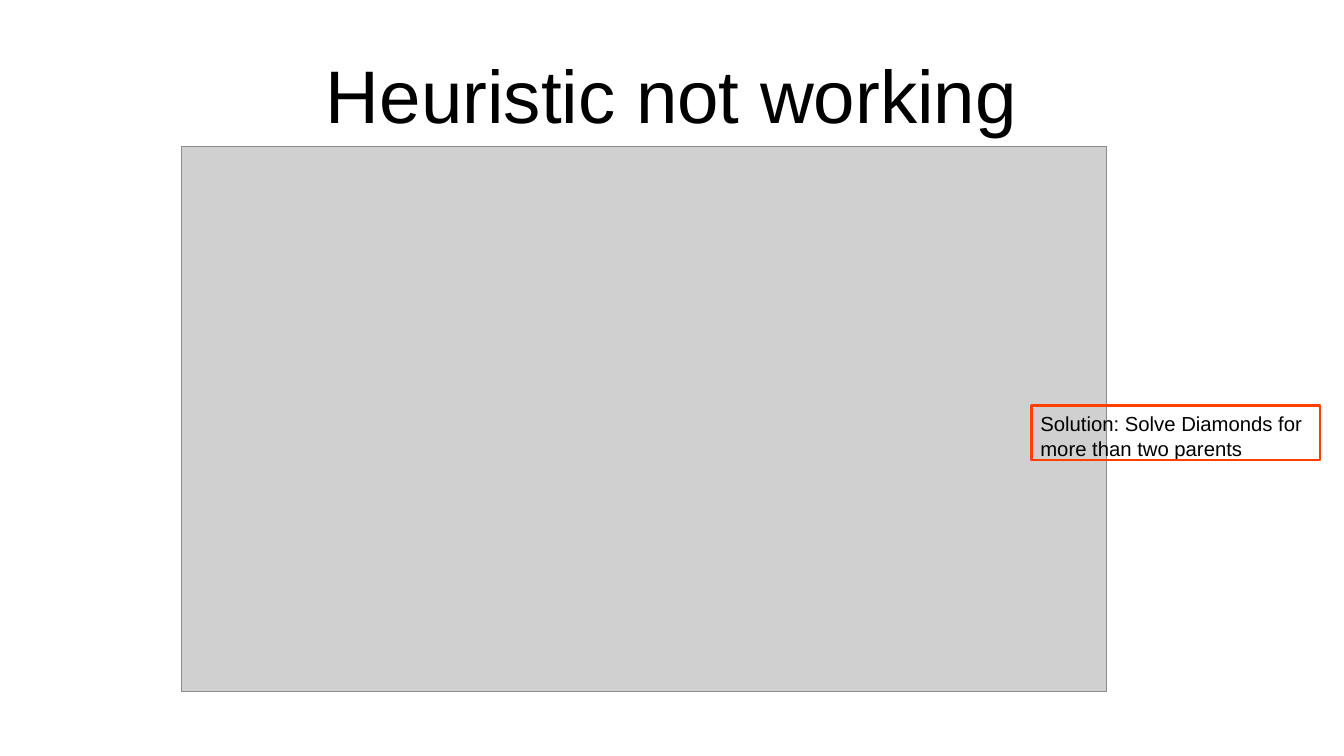
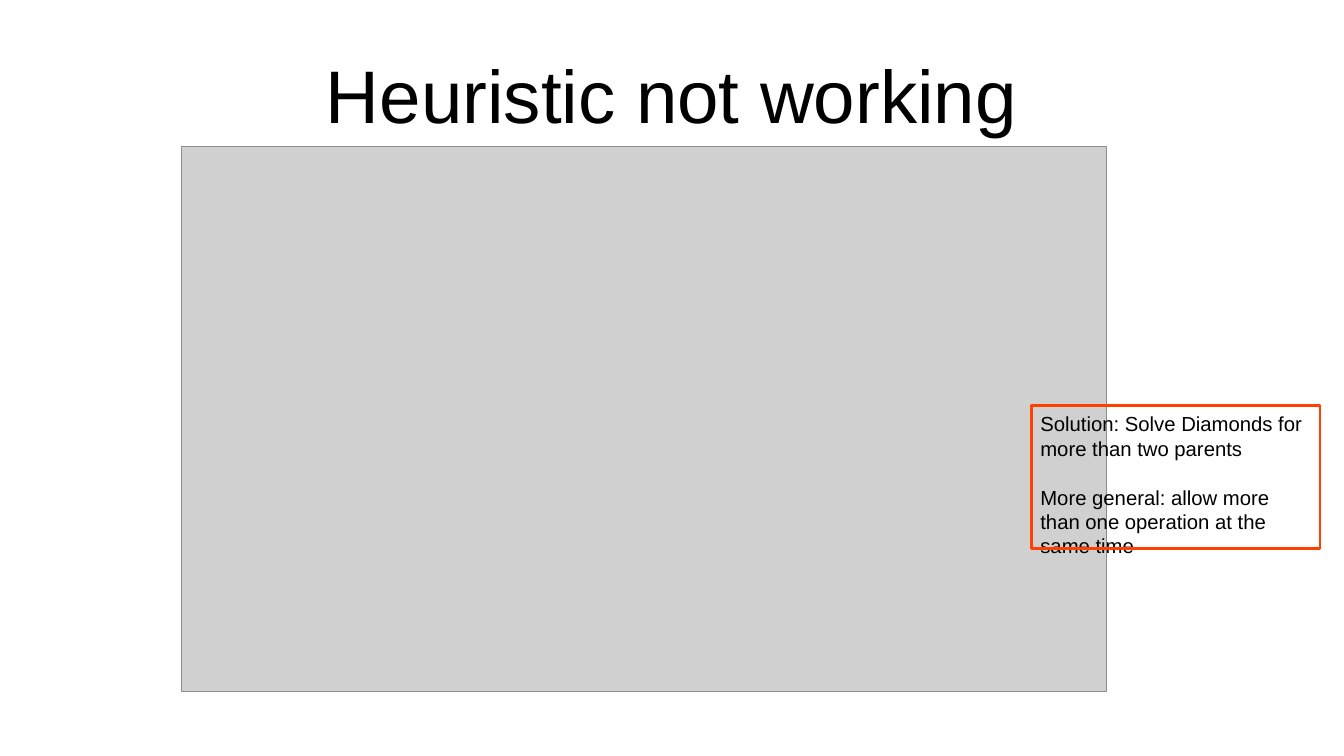
Before and after one commit to Maxisman/fortgeschrittene_Methoden_der_Bioinformatik, a slide deck: slide 12 of Code/Presentation/Task2/Task2_slides.odp. Drawn at 1344x756 pixels with LibreOffice and Linux fonts; fonts in the diff are those of the drawing; grey boxes stand for pictures. Boxes give left, top, right and bottom in pixels: in the first picture for what was removed or moved away, otherwise in the second. Text is boxed around its words. In the diff, an @@ line names an element or a change of style, - is before the commit and + after.

Commit message:
updated slides

```diff
--- a/Code/Presentation/Task2/Task2_slides.odp
+++ b/Code/Presentation/Task2/Task2_slides.odp
@@ rectangle: place and size @@
-rectangle at (1032,406,1321,461)
+rectangle at (1032,406,1321,549)
@@ text at (1040,489,1269,558): paragraph added @@
+More general: allow more than one operation at the same time
```
Also in this commit, not shown: 2 other slides changed, 1 other file.
